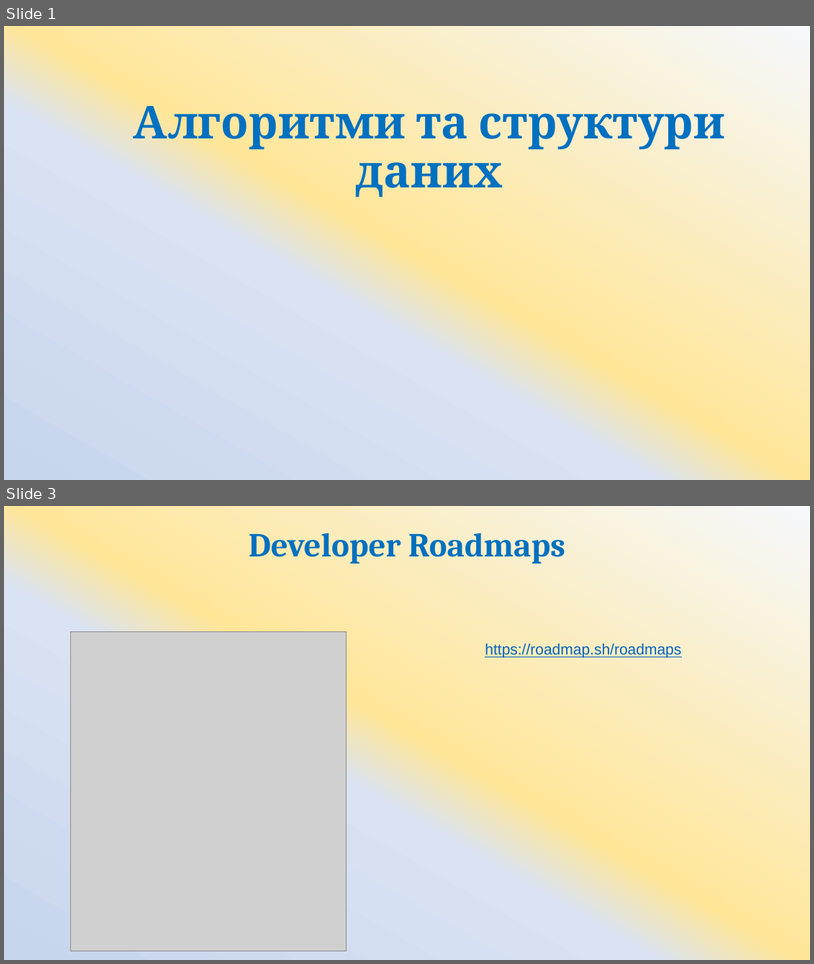
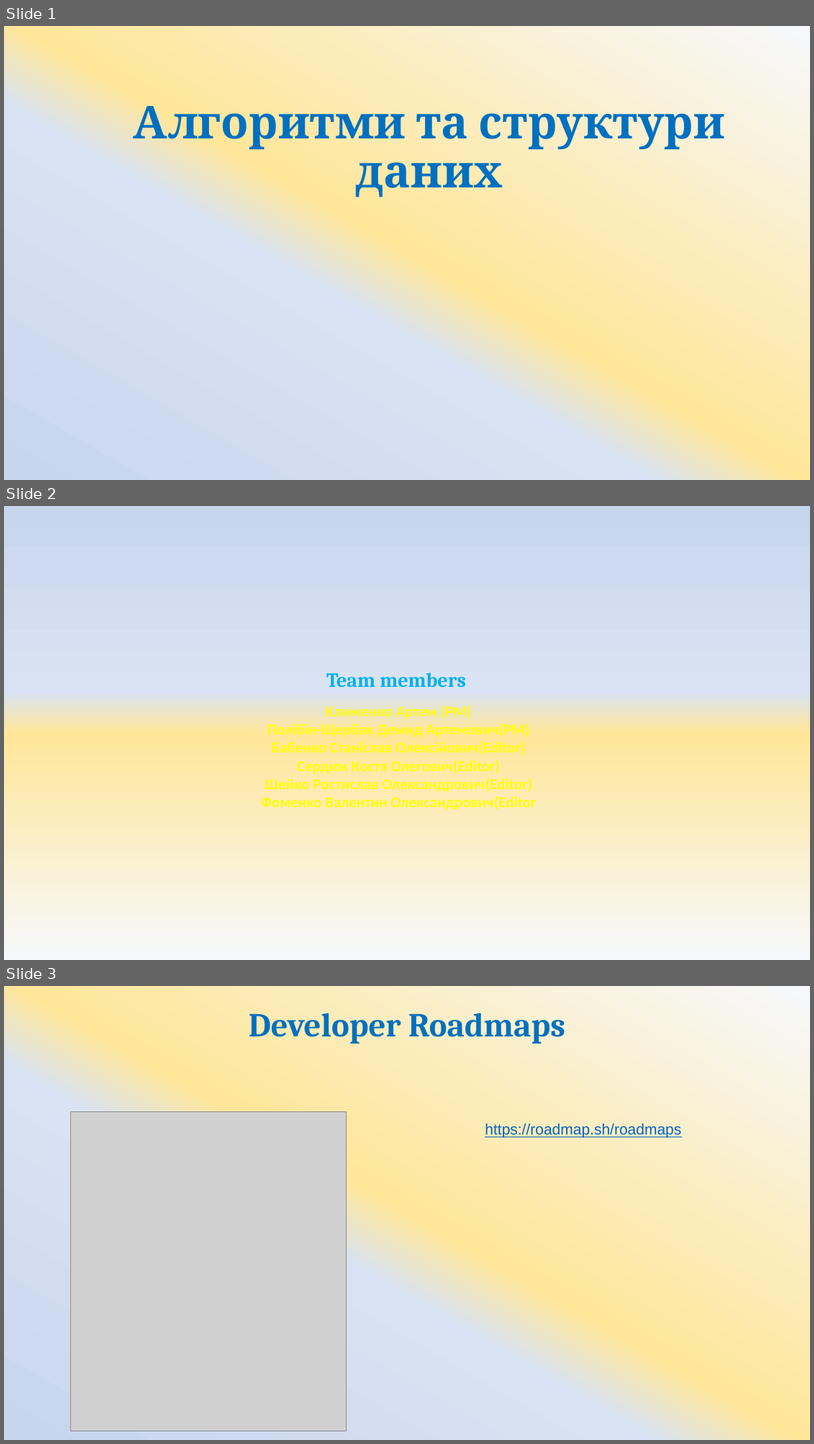
Before and after one commit to ArtemKlym/git_presentation, a slide deck: Git_1 part.pptx. Shown one above the other, each under a label of ours: slides 1 and 3 before the commit, slides 1, 2 and 3 after it; the slides between them are not shown. The pictures are 814x964 and 814x1444 pixels, drawn with LibreOffice and Linux fonts; fonts in the diff are those of the drawing; grey boxes stand for pictures. Boxes give left, top, right and bottom in pixels: in the first picture for what was removed or moved away, otherwise in the second. Text is boxed around its words. In the diff, an @@ line names an element or a change of style, - is before the commit and + after.

Commit message:
Added 2 slide

```diff
--- a/Git_1 part.pptx
+++ b/Git_1 part.pptx
@@ slide 2 added at [4, 506, 810, 960], background gradient #F6F8FC to #FFE699 to #DAE3F3 to #C7D5ED @@
@@ text added at [261, 672, 536, 810], 18 pt, text #FFFF00, bold @@
+Team members
+Клименко Артем (PM)
+Полібін-Щербак Демид Артемович(PM)
+Бабенко Станіслав Олексійович(Editor)
+Сердюк Костя Олегович(Editor)
+Шейко Ростислав Олександрович(Editor)
+Фоменко Валентин Олександрович(Editor
```
Also in this commit, not shown: 1 slide removed.
